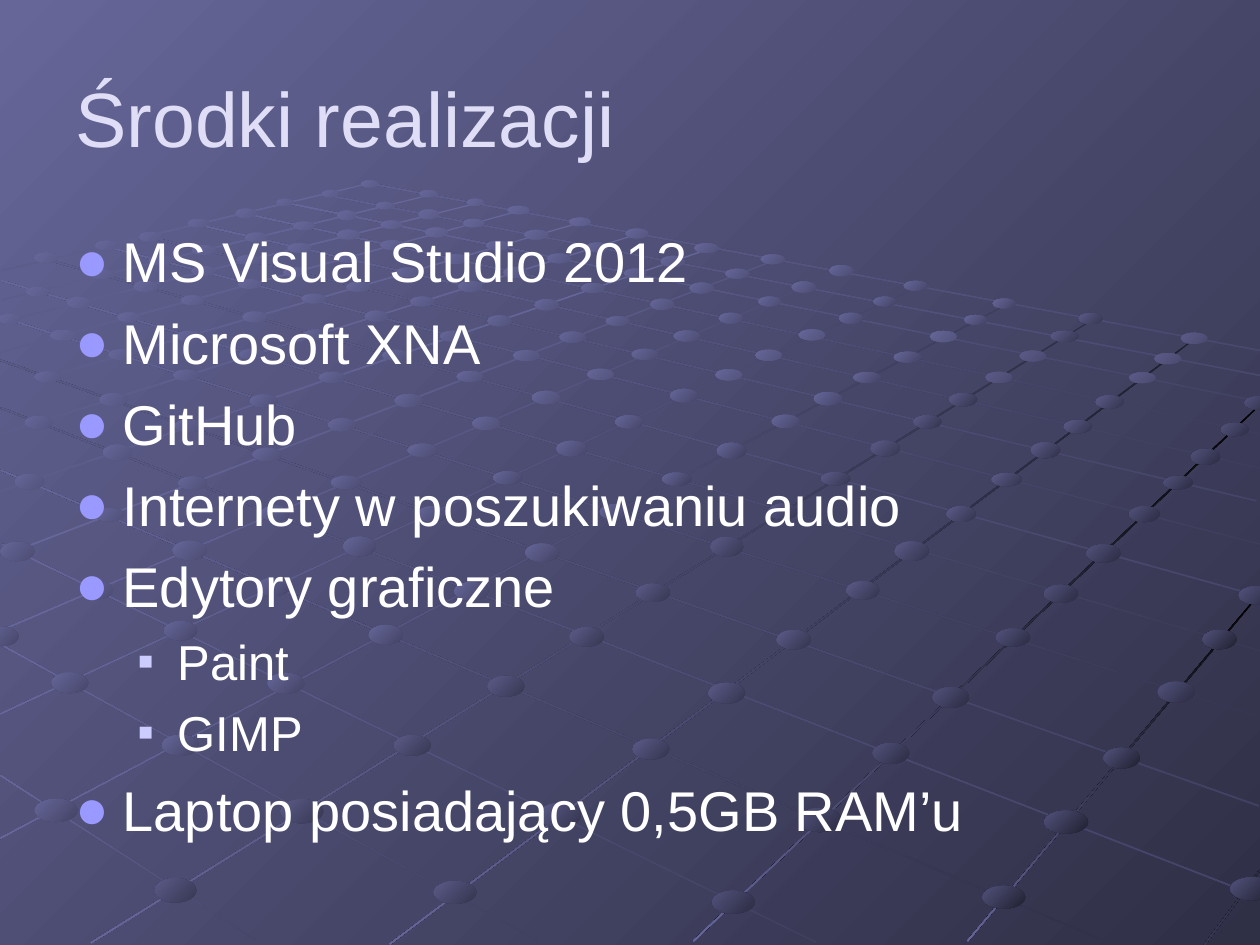
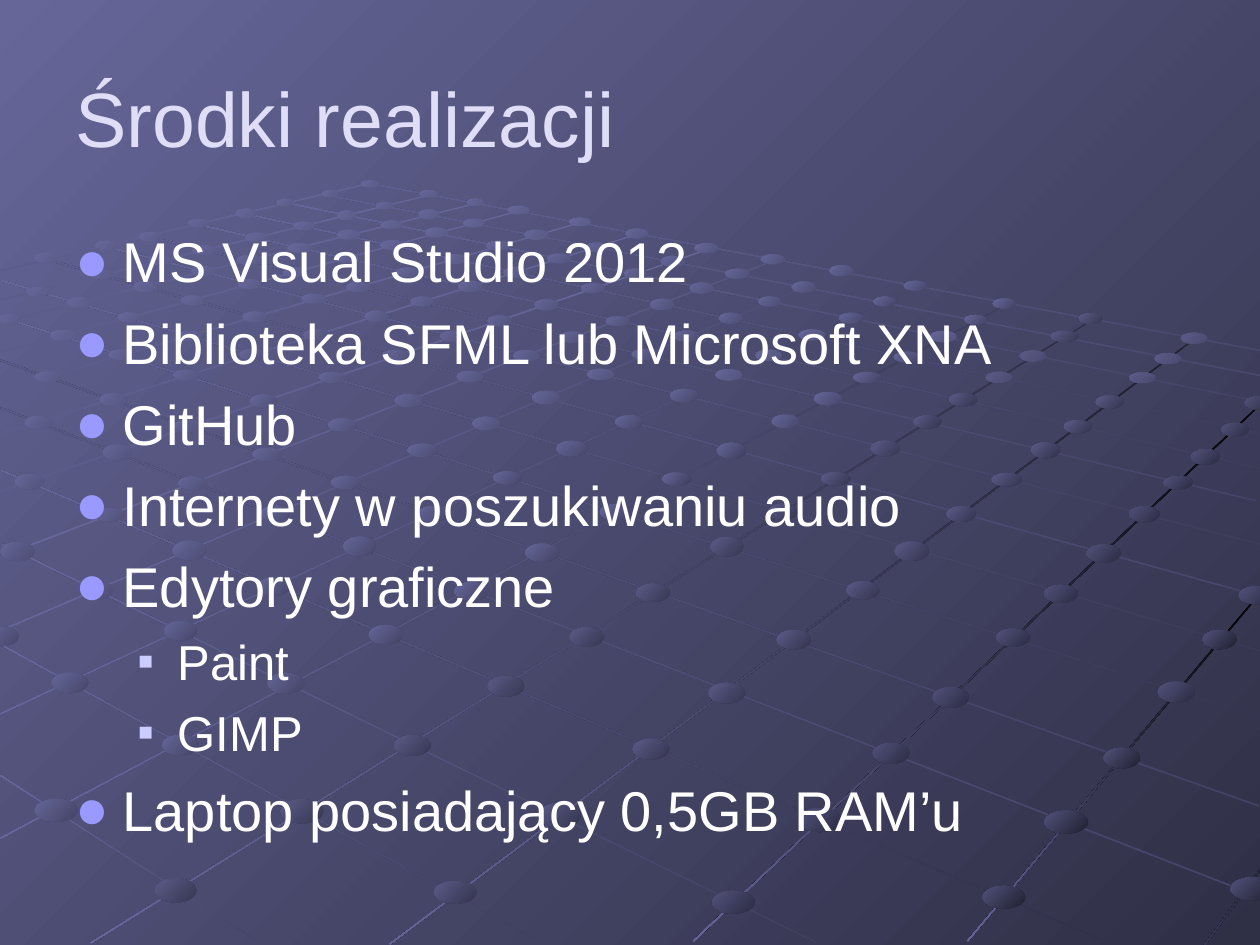
Before and after one commit to valdemart/Motorki, a slide deck: slide 13 of biurokracja/Prezentacja20140321/Prezentacja20140321.ppt. Drawn at 1260x945 pixels with LibreOffice and Linux fonts; fonts in the diff are those of the drawing. Boxes give left, top, right and bottom in pixels: in the first picture for what was removed or moved away, otherwise in the second. Text is boxed around its words. In the diff, an @@ line names an element or a change of style, - is before the commit and + after.

```diff
--- a/biurokracja/Prezentacja20140321/Prezentacja20140321.ppt
+++ b/biurokracja/Prezentacja20140321/Prezentacja20140321.ppt
@@ text at box(123, 323, 992, 365): text changed @@
-● Microsoft XNA
+● Biblioteka SFML lub Microsoft XNA
```
Also in this commit, not shown: 1 other slide changed, 15 other files.
